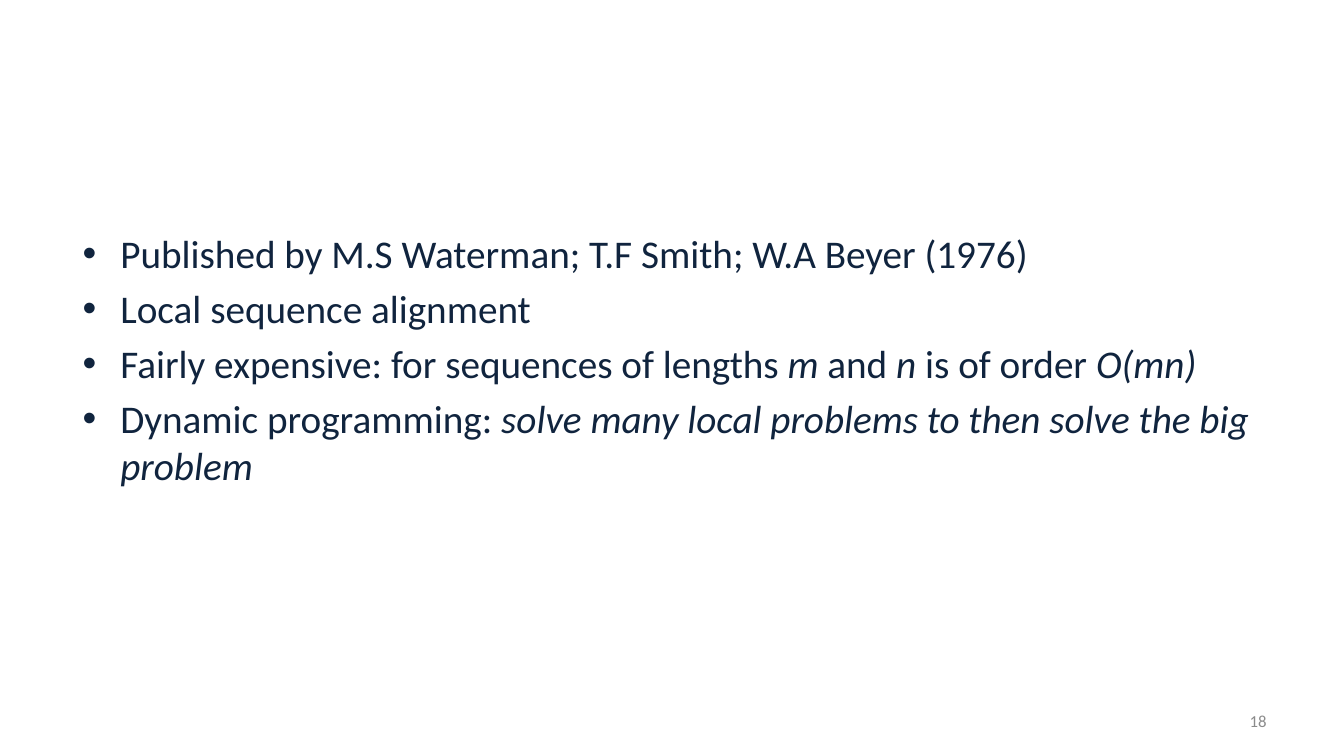
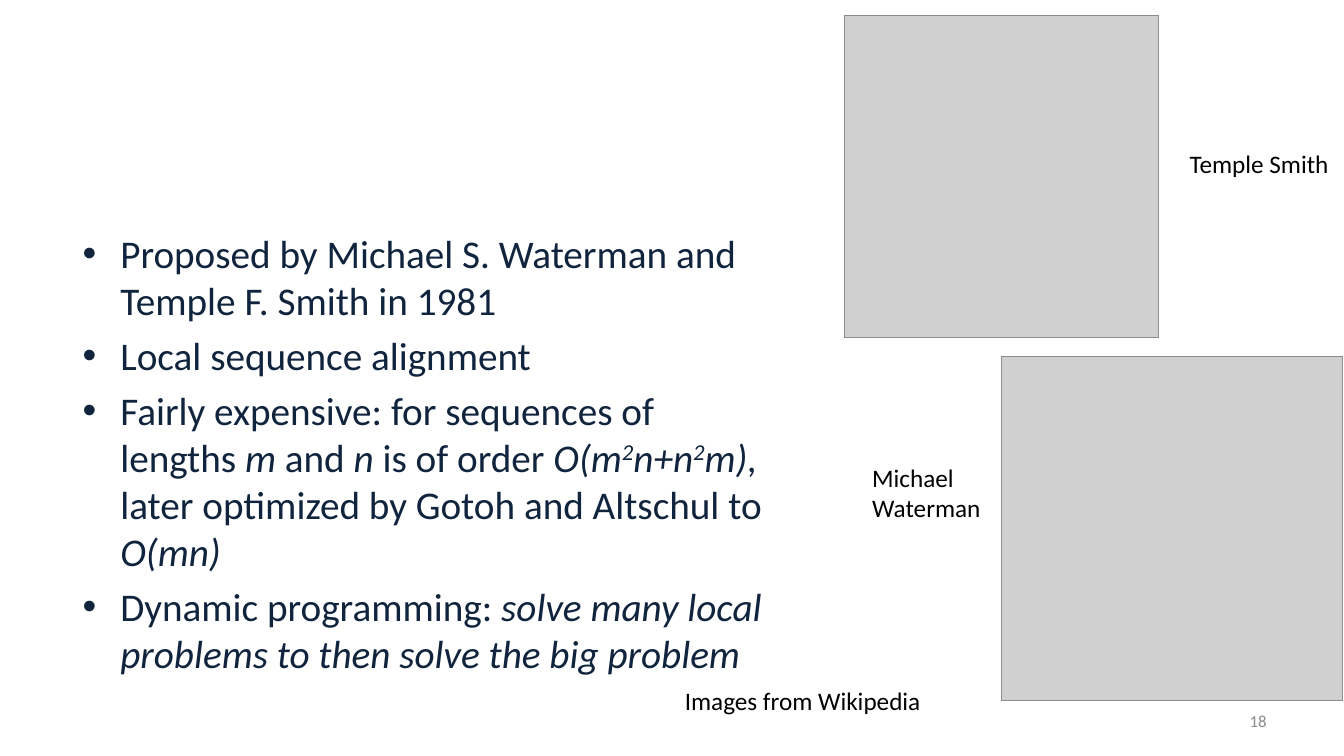
Before and after one commit to alekseyzimin/BME-Algorithms-for-Analysis-of-Genomic-Data, a slide deck: slide 18 of Fall 2026/Week 2 -- Probabilistic estimations, Sequence alignment, Minimizers.pptx. Drawn at 1344x756 pixels with LibreOffice and Linux fonts; fonts in the diff are those of the drawing; grey boxes stand for pictures; background and template pictures are left out. Boxes give left, top, right and bottom in pixels: in the first picture for what was removed or moved away, otherwise in the second. Text is boxed around its words. In the diff, an @@ line names an element or a change of style, - is before the commit and + after.

```diff
--- a/Fall 2026/Week 2 -- Probabilistic estimations, Sequence alignment, Minimizers.pptx
+++ b/Fall 2026/Week 2 -- Probabilistic estimations, Sequence alignment, Minimizers.pptx
@@ picture added at bbox=[845, 15, 1158, 338] @@
@@ text added at bbox=[1190, 155, 1328, 177], 18 pt, text #000000 @@
+Temple Smith
@@ text at bbox=[120, 240, 736, 322]: text changed @@
-• Published by M.S Waterman; T.F Smith; W.A Beyer (1976)
+• Proposed by Michael S. Waterman and Temple F. Smith in 1981
@@ picture added at bbox=[1001, 356, 1343, 701] @@
@@ text at bbox=[120, 397, 761, 571]: text changed @@
-• Fairly expensive: for sequences of lengths m and n is of order O(mn)
+• Fairly expensive: for sequences of lengths m and n is of order O(m2n+n2m), later optimized by Gotoh and Altschul to O(mn)
@@ text added at bbox=[872, 469, 980, 518], 18 pt, text #000000 @@
+Michael Waterman
@@ text added at bbox=[685, 692, 920, 715], 18 pt, text #000000 @@
+Images from Wikipedia
```
Also in this commit, not shown: 5 other slides changed, 1 slide added.
